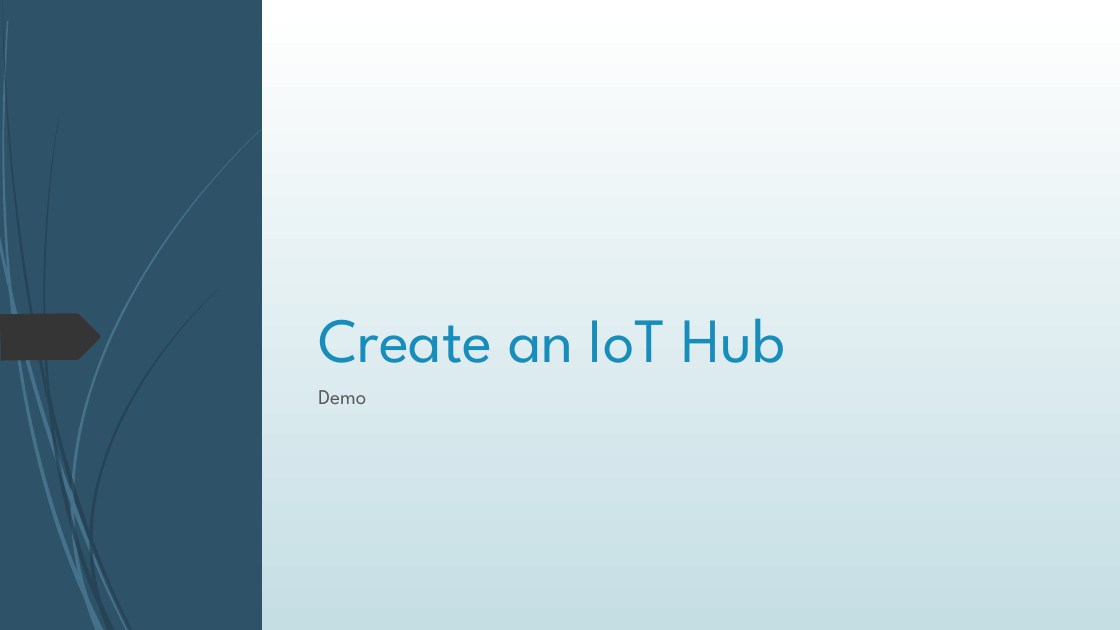
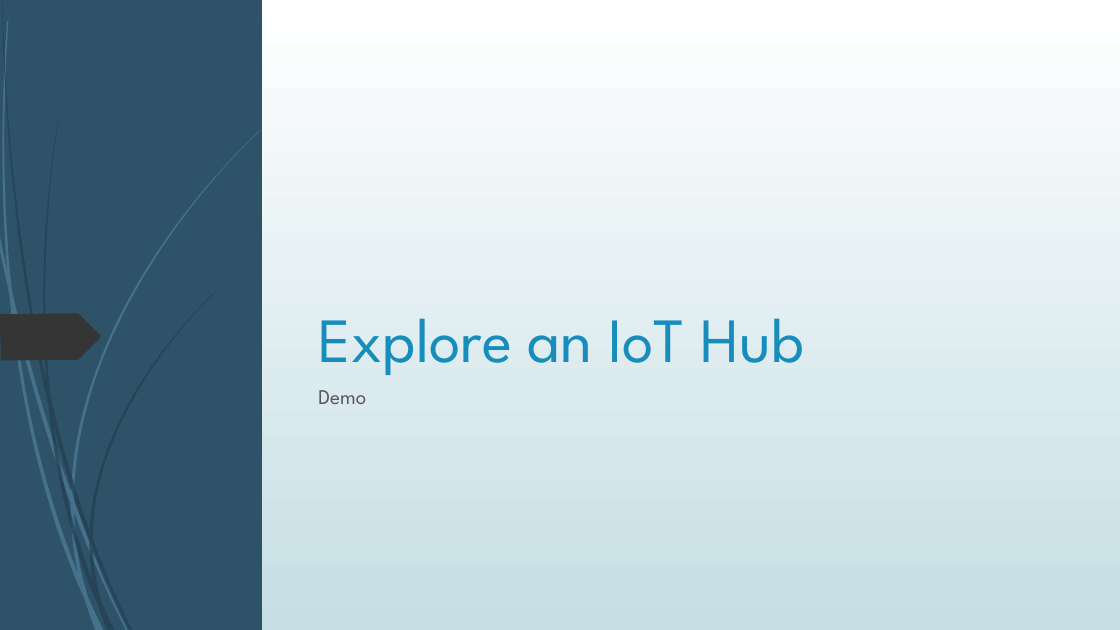
Before and after one commit to blgorman/IntroToIoT, a slide deck: slide 6 of IntroductionToIoT.pptx. Drawn at 1120x630 pixels with LibreOffice and Linux fonts; fonts in the diff are those of the drawing. Boxes give left, top, right and bottom in pixels: in the first picture for what was removed or moved away, otherwise in the second. Text is boxed around its words. In the diff, an @@ line names an element or a change of style, - is before the commit and + after.

```diff
--- a/IntroductionToIoT.pptx
+++ b/IntroductionToIoT.pptx
@@ title at <box>318,318,805,375</box>: text changed @@
-Create an IoT Hub
+Explore an IoT Hub
```
Also in this commit, not shown: 4 other slides changed, 5 slides added, 2 other files.
